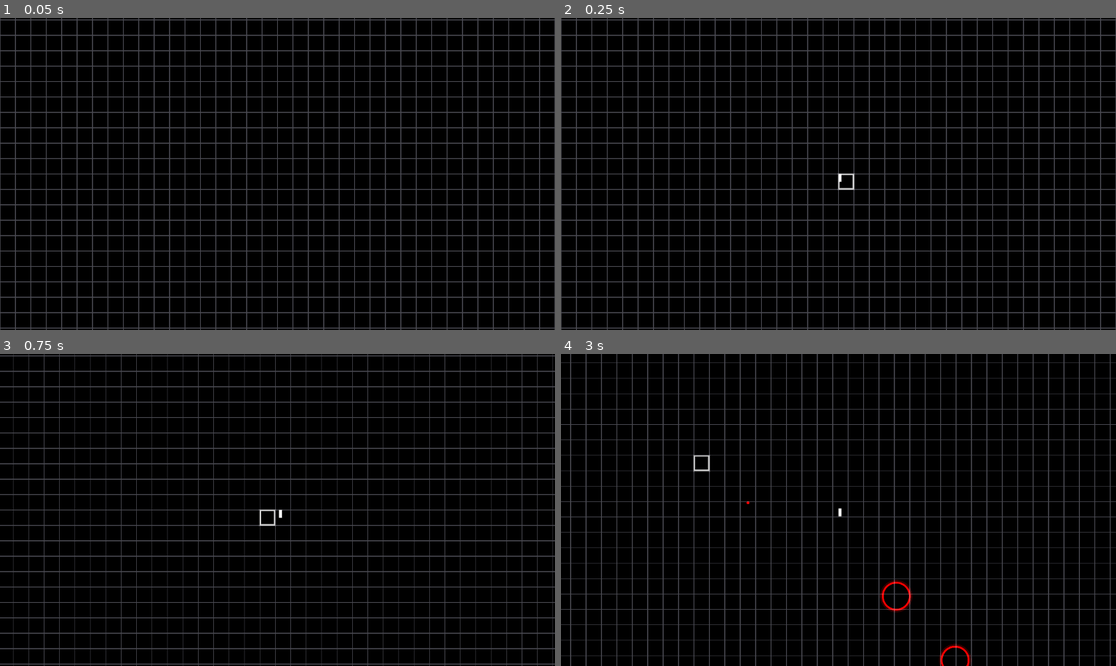
Above: before the commit, frames 1-4 (two rows, left to right).
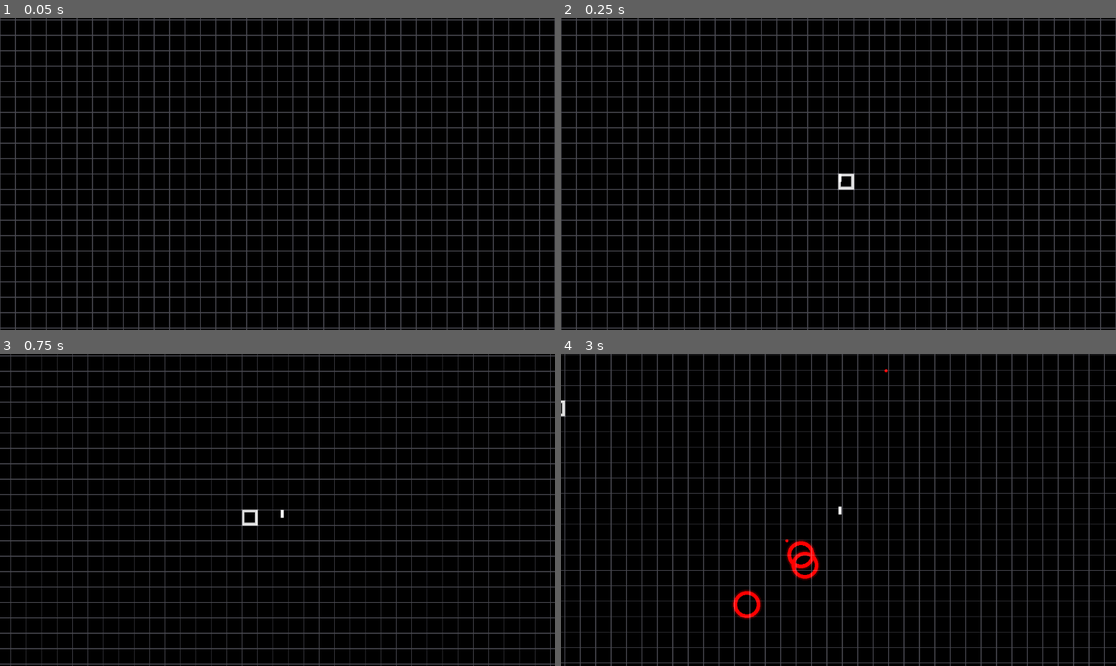
Above: after the commit, the same moments.

Repository: AnonymousXavier/ink-void
Game: Godot game, scene res://Scenes/world.tscn
Two runs of this game, one before a commit and one after it. Both use one fixed random seed, a clock stepped at 60 frames per second and the inputs below.
Inputs (mouse positions are in pixels of both pictures, inside the frame that each line leads up to):
- Up to frame 1 (0.05 s): no input
- Up to frame 2 (0.25 s): no input
- Up to frame 3 (0.75 s): tap Enter (ui_accept) at 0.5 s; move the mouse to (399, 494) at 0.52 s; hold Right (right) from 0.53 s (still down); click (399, 494) at 0.67 s
- Up to frame 4 (3 s): tap Enter (ui_accept) at 0.77, 1.52 s; move the mouse to (727, 525) at 1.27 s; release Right (right) at 1.28 s; hold Down (down) 1.28-2.03 s; move the mouse to (894, 441) at 2.02 s; hold Right (right) 2.03-2.78 s; move the mouse to (810, 572) at 2.77 s; hold Up (ui_up) from 2.78 s (still down); click (810, 572) at 2.92 s

Frame 1 is identical in both runs. In frame 2, less than 0.1% of the frame differs, in the area x 50-53%, y 50-55%; in frame 3, 8.4%; in frame 4, 23%, in the area x 0-100%, y 0-100%.

Commit message:
Fixed Lag Spikes
-> Unnecesary chunk checks to shoot player

Diff:
--- a/AutoLoads/Constants.gd
+++ b/AutoLoads/Constants.gd
@@ -1,7 +1,7 @@
 extends Node
 
 # BACKGROUND AND WORLD STATS
-const TILE_SIZE = 64
+const TILE_SIZE = 32
 const CHUNK_SIZE = 512
 const BG_BORDER_WIDTH = 1 # px
 
--- a/AutoLoads/Factories.gd
+++ b/AutoLoads/Factories.gd
@@ -130,7 +130,6 @@
 	# entity_manager.homing_components[bullet_id] = homingData
 
 	# Delete them
-	entity_manager.inactive_bullet_entities.erase(bullet_id)
 	entity_manager.inactive_bullet_transform_components.erase(bullet_id)
 	entity_manager.inactive_bullet_render_components.erase(bullet_id)
 	entity_manager.inactive_bullet_meele_components.erase(bullet_id)
--- a/Systems/cameraSystem.gd
+++ b/Systems/cameraSystem.gd
@@ -5,7 +5,7 @@
 	get():
 		return position - get_size() / 2
 
-var zoom: float = 0.5  # 1.0 is default, 2.0 is zoomed in, 0.5 is zoomed out
+var zoom: float = 1  # 1.0 is default, 2.0 is zoomed in, 0.5 is zoomed out
 var speed: int = 400
 var position: Vector2 # Camera's Center
 
--- a/Systems/movement_system.gd
+++ b/Systems/movement_system.gd
@@ -7,8 +7,6 @@
 
 	screen_rect.size = screen_rect.size / SceneInstances.camera.zoom
 	screen_rect.position = SceneInstances.camera._top_left
-
-	print(screen_rect, SceneInstances.camera._top_left)
 
 	for id in entity_manager.velocity_components:
 		var transform = entity_manager.transform_components.get(id)
--- a/Systems/shooting_system.gd
+++ b/Systems/shooting_system.gd
@@ -3,61 +3,40 @@
 
 func update(_delta: float) -> void:
 	var entity_manager = SceneInstances.entity_manager
-	var transform_components = entity_manager.transform_components
+	var player_id = entity_manager.player_id
+
+	if player_id == -1 or not entity_manager.active_entities.has(player_id):
+		return
+
+	var player_transform = entity_manager.transform_components.get(player_id)
+	if not player_transform:
+		return
+
 	var weapon_components = entity_manager.projectile_weopon_components
 	var countdown_components = entity_manager.countdown_components
-	var cluster_hash = entity_manager.cluster_hash
+	var transform_components = entity_manager.transform_components
 
-	for entity_id in weapon_components: # Get the shooters
+	# Loop through ONLY the entities that have guns
+	for entity_id in weapon_components:
 		var weapon_data: ProjectileWeaponData = weapon_components[entity_id]
-		var transform_data: TransformData = transform_components[entity_id]
-		var countdowndata: CountDownData = countdown_components[entity_id]
+		var transform_data: TransformData = transform_components.get(entity_id)
+		var countdown_data: CountDownData = countdown_components.get(entity_id)
 
-		var min_x = floori((transform_data.position.x - weapon_data.attack_range) / Constants.CHUNK_SIZE)
-		var max_x = floori((transform_data.position.x + weapon_data.attack_range) / Constants.CHUNK_SIZE)
-		var min_y = floori((transform_data.position.y - weapon_data.attack_range) / Constants.CHUNK_SIZE)
-		var max_y = floori((transform_data.position.y + weapon_data.attack_range) / Constants.CHUNK_SIZE)
+		if not transform_data or not countdown_data:
+			continue
 
-		# Get closest entity and shoot them
-		var closest_enemy_distance = INF
-		var closest_enemy_id: int = -1
+		# Pure, direct distance check. No chunk mapping required!
+		var distance_squared = transform_data.position.distance_squared_to(player_transform.position)
+		var max_range_squared = weapon_data.attack_range * weapon_data.attack_range
 
-		for x in range(min_x, max_x + 1):
-			for y in range(min_y, max_y + 1):
-				var chunk_pos = Vector2i(x, y)
-				if chunk_pos not in cluster_hash:
-					continue
-
-				# Loop through this chunk's enemies
-				for target_id in cluster_hash[chunk_pos]:
-					# 1. Self Check
-					if target_id == entity_id:
-						continue
-
-					# 2. Identity Check
-					if not entity_manager.alignment_components.has(target_id):
-						continue
-
-					var target_alignment_data: AlignmentData = entity_manager.alignment_components[target_id]
-					# 3. Allegiance Check
-					if target_alignment_data.alignment not in weapon_data.target_alignments:
-						continue
-
-					# 4. Distance Math
-					var target_transform_data = transform_components[target_id]
-					var distance = transform_data.position.distance_squared_to(target_transform_data.position)
-					var max_range_squared = weapon_data.attack_range * weapon_data.attack_range
-
-					# ONLY target them if they are physically inside the range circle
-					if distance <= max_range_squared:
-						if distance < closest_enemy_distance:
-							closest_enemy_distance = distance
-							closest_enemy_id = target_id
-
-		if closest_enemy_id != -1: # We found an enemy
-			if not countdowndata.started: # If we can shoot
-				# Queue that enemy to be shot
-				var shoot_event = {"type": Enums.EVENT_TYPES.SHOOT_TARGET, "id": entity_id, "target": closest_enemy_id, "damage": weapon_data.damage}
-
+		if distance_squared <= max_range_squared:
+			if not countdown_data.started:
+				# Trigger the shot directly at the player
+				var shoot_event = {
+					"type": Enums.EVENT_TYPES.SHOOT_TARGET,
+					"id": entity_id,
+					"target": player_id,
+					"damage": weapon_data.damage
+				}
 				SceneInstances.events_manager.add_event(shoot_event)
-				CountDownSystem.start_countdown_for(countdowndata)
+				CountDownSystem.start_countdown_for(countdown_data)
